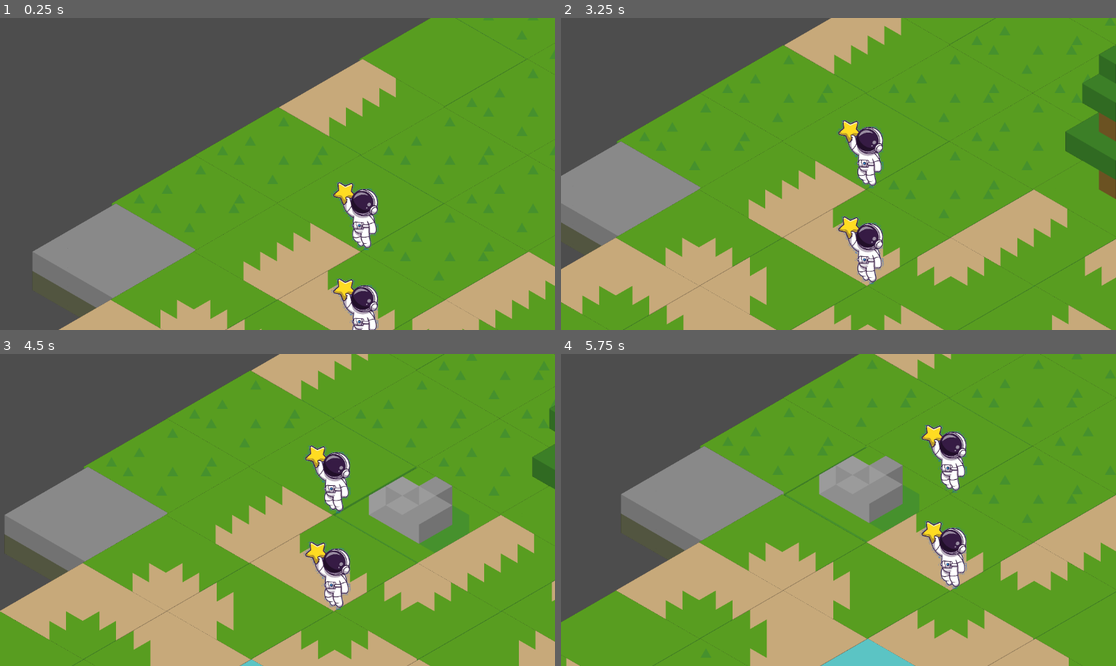
Above: before the commit, frames 1-4 (two rows, left to right).
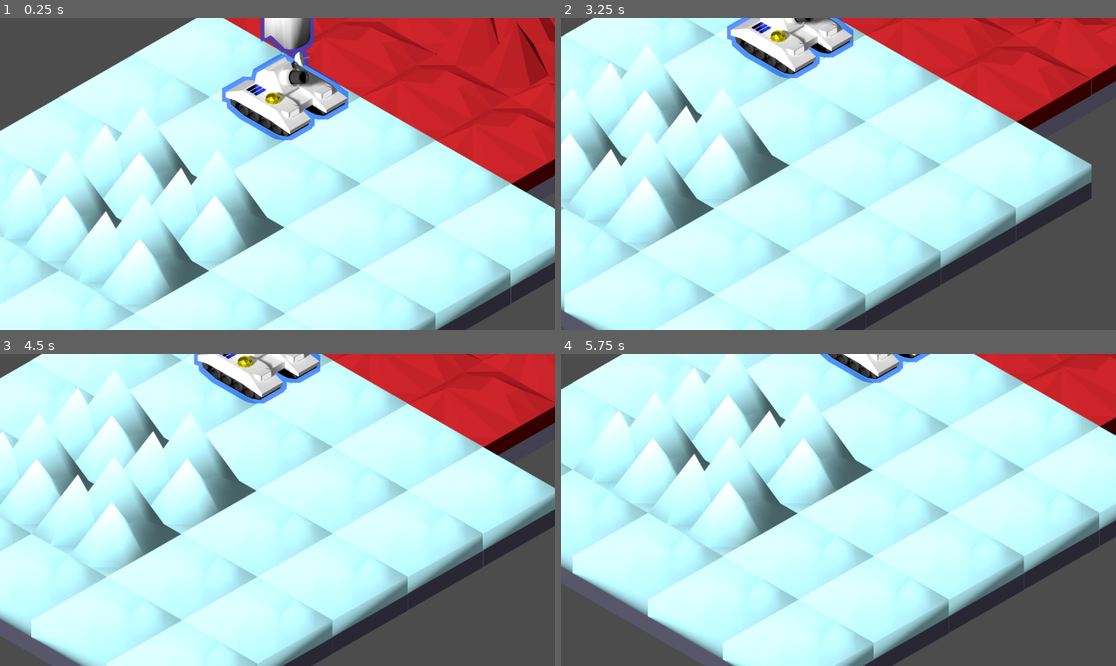
Above: after the commit, the same moments.

Repository: lifflander/stp
Game: Godot game, scene res://node_2d.tscn
Two runs of this game, one before a commit and one after it. Both use one fixed random seed, a clock stepped at 60 frames per second and the inputs below.
Inputs (mouse positions are in pixels of both pictures, inside the frame that each line leads up to):
- Up to frame 1 (0.25 s): no input
- Up to frame 2 (3.25 s): tap Enter at 0.5, 2 s; move the mouse to (960, 158) at 0.52 s; click (960, 158) at 0.67 s; tap Space at 1.25, 2.75 s; drag from (727, 189) to (810, 236) at 1.27 s; move the mouse to (894, 105) at 2.02 s; click (894, 105) at 2.17 s; drag from (810, 236) to (672, 127) at 2.77 s
- Up to frame 3 (4.5 s): tap Enter at 3.5 s; move the mouse to (444, 556) at 3.52 s; click (444, 556) at 3.67 s; tap Space at 4.25 s; drag from (111, 463) to (194, 432) at 4.27 s
- Up to frame 4 (5.75 s): move the mouse to (866, 510) at 5.02 s; click (866, 510) at 5.17 s

The runs differ from the first frame. In frame 1, 93% of the frame differs, in the area x 0-100%, y 0-100%; in frame 2, 100%; in frame 3, 100%; in frame 4, 99%.

Commit message:
update units

Diff:
--- a/LogicEngine.gd
+++ b/LogicEngine.gd
@@ -16,7 +16,10 @@
 		player_id = in_player_id
 
 		# Dummy insertion of a unit
-		units.append(Unit.new(tile_map, Vector2i(player_id, player_id)))
+		if player_id == 0:
+			units.append(Unit.new(tile_map, Vector2i(player_id, player_id), 2))
+		else:
+			units.append(Unit.new(tile_map, Vector2i(player_id, player_id), 5))
 
 class UnitAbilities:
 	var distance : int = 1
@@ -30,15 +33,18 @@
 	var selected : bool = false
 	var abilities : UnitAbilities = UnitAbilities.new()
 	var tile_map : IsoTileMap
+	var unit_source_id : int
 
-	func _init(in_tile_map : IsoTileMap, in_location : Vector2i):
+	func _init(in_tile_map : IsoTileMap, in_location : Vector2i, in_unit_source_id : int):
 		tile_map = in_tile_map
 		location = in_location
+		unit_source_id = in_unit_source_id
 		renderAtLocation()
 
 	func renderAtLocation():
 		print("renderAtLocation location=", location)
 		tile_map.unit_layer[tile_map.convertTo1D(location)] = Vector2i(0, 0)
+		tile_map.unit_tile_set_layer[tile_map.convertTo1D(location)] = unit_source_id
 
 var is_initialized : bool = false
 
--- a/TileMap.gd
+++ b/TileMap.gd
@@ -7,6 +7,7 @@
 var special_cell : Vector2i = Vector2i(-1,-1)
 
 var unit_layer : Array[Vector2i]
+var unit_tile_set_layer : Array[int]
 
 func convertTo1D(idx : Vector2i) -> int:
 	return idx.x * width + idx.y
@@ -16,6 +17,7 @@
 	# Populate layers
 	# At the beginning no units exist to set all to -1
 	unit_layer.resize(width*height)
+	unit_tile_set_layer.resize(width*height)
 	for x in range(width):
 		for y in range(height):
 			#print("x=", x, ", y=", y, ", 1d=", convertTo1D(Vector2i(x,y)))
@@ -28,15 +30,17 @@
 	# Draw the base map layer
 	for x in range(width):
 		for y in range(height):
-			if special_cell.x == x and special_cell.y == y:
-				set_cell(layer, Vector2i(x,y), 0, Vector2i(3,4), 0)
-			else:
-				set_cell(layer, Vector2i(x,y), 0, Vector2i(x%4,y%4), 0)
+			pass
+			#if special_cell.x == x and special_cell.y == y:
+			#	set_cell(layer, Vector2i(x,y), 0, Vector2i(3,4), 0)
+			#else:
+			#	set_cell(layer, Vector2i(x,y), 0, Vector2i(x%4,y%4), 0)
 
 	# Draw the unit layer
 	layer = 1
 	for x in range(width):
 		for y in range(height):
-			var unit_to_draw : Vector2i = unit_layer[convertTo1D(Vector2i(x,y))]
+			var lin_idx : int = convertTo1D(Vector2i(x,y))
+			var unit_to_draw : Vector2i = unit_layer[lin_idx]
 			if unit_to_draw.x != -1 and unit_to_draw.y != -1:
-				set_cell(layer, Vector2i(x,y), unit_tile_set, unit_to_draw, 0)
+				set_cell(layer, Vector2i(x,y), unit_tile_set_layer[lin_idx], unit_to_draw, 0)
--- a/iso-tileset-2.tres
+++ b/iso-tileset-2.tres
@@ -1,7 +1,10 @@
-[gd_resource type="TileSet" load_steps=7 format=3 uid="uid://0jewu7pkdoe8"]
+[gd_resource type="TileSet" load_steps=14 format=3 uid="uid://0jewu7pkdoe8"]
 
 [ext_resource type="Texture2D" uid="uid://wgrpnctk5kdp" path="res://iso-test-1.png" id="1_dml6c"]
-[ext_resource type="Texture2D" uid="uid://d0bf26ov3kemy" path="res://character.png" id="2_0r2b6"]
+[ext_resource type="Material" uid="uid://dp8smeaxg8g1" path="res://orb-shader.tres" id="2_40q4k"]
+[ext_resource type="Texture2D" uid="uid://b0wwswgu3i444" path="res://Spaceman_4.png" id="2_r85mu"]
+[ext_resource type="Texture2D" uid="uid://ctcpcdrq8bdq7" path="res://Tileset_1.png" id="3_ikaif"]
+[ext_resource type="Texture2D" uid="uid://df0cjtfex5ee3" path="res://Photon_Tank_1.png" id="4_x2max"]
 
 [sub_resource type="TileMapPattern" id="TileMapPattern_74qju"]
 tile_data = PackedInt32Array(0, 65536, 0, 1, 65536, 0, 2, 65536, 0, 65538, 65536, 0)
@@ -23,6 +26,7 @@
 4:2/0 = 0
 4:3/0 = 0
 2:3/0 = 0
+2:3/0/texture_origin = Vector2i(0, 50)
 3:4/0 = 0
 4:4/0 = 0
 5:4/0 = 0
@@ -58,19 +62,55 @@
 6:1/0 = 0
 6:0/0 = 0
 
-[sub_resource type="TileSetAtlasSource" id="TileSetAtlasSource_xq4yj"]
-texture = ExtResource("2_0r2b6")
-margins = Vector2i(60, 18)
-texture_region_size = Vector2i(240, 331)
+[sub_resource type="OccluderPolygon2D" id="OccluderPolygon2D_3deau"]
+
+[sub_resource type="TileSetAtlasSource" id="TileSetAtlasSource_f0a4u"]
+texture = ExtResource("2_r85mu")
+margins = Vector2i(300, 50)
+texture_region_size = Vector2i(350, 400)
 0:0/0 = 0
+0:0/0/texture_origin = Vector2i(20, 55)
+0:0/0/material = ExtResource("2_40q4k")
+0:0/0/occlusion_layer_0/polygon = SubResource("OccluderPolygon2D_3deau")
+
+[sub_resource type="TileSetAtlasSource" id="TileSetAtlasSource_k64m7"]
+texture = ExtResource("3_ikaif")
+margins = Vector2i(0, 155)
+separation = Vector2i(4, 0)
+texture_region_size = Vector2i(625, 500)
+0:0/0 = 0
+1:0/0 = 0
+2:0/0 = 0
+3:0/0 = 0
+
+[sub_resource type="TileSetAtlasSource" id="TileSetAtlasSource_fwkjo"]
+texture = ExtResource("3_ikaif")
+separation = Vector2i(4, 0)
+texture_region_size = Vector2i(625, 650)
+4:0/0 = 0
+4:0/0/texture_origin = Vector2i(0, 75)
+5:0/0 = 0
+5:0/0/texture_origin = Vector2i(0, 75)
+
+[sub_resource type="TileSetAtlasSource" id="TileSetAtlasSource_gjg5q"]
+texture = ExtResource("4_x2max")
+margins = Vector2i(200, 50)
+texture_region_size = Vector2i(525, 370)
+use_texture_padding = false
+0:0/0 = 0
+0:0/0/texture_origin = Vector2i(0, 75)
+0:0/0/material = ExtResource("2_40q4k")
 
 [resource]
 tile_shape = 1
 tile_layout = 5
-tile_size = Vector2i(690, 400)
+tile_size = Vector2i(625, 360)
 occlusion_layer_0/light_mask = 1
 terrain_set_0/mode = 0
 sources/0 = SubResource("TileSetAtlasSource_rsnl8")
 sources/1 = SubResource("TileSetAtlasSource_jmqy1")
-sources/2 = SubResource("TileSetAtlasSource_xq4yj")
+sources/2 = SubResource("TileSetAtlasSource_f0a4u")
+sources/3 = SubResource("TileSetAtlasSource_k64m7")
+sources/4 = SubResource("TileSetAtlasSource_fwkjo")
+sources/5 = SubResource("TileSetAtlasSource_gjg5q")
 pattern_0 = SubResource("TileMapPattern_74qju")
--- a/node_2d.tscn
+++ b/node_2d.tscn
@@ -6,16 +6,34 @@
 [ext_resource type="Script" path="res://CharacterBody2D.gd" id="3_qhnfj"]
 [ext_resource type="Script" path="res://LogicEngine.gd" id="3_uiovt"]
 
+[sub_resource type="Environment" id="Environment_qo0ox"]
+background_mode = 3
+ambient_light_color = Color(1, 1, 1, 1)
+ambient_light_energy = 2.49
+glow_enabled = true
+glow_intensity = 8.0
+glow_strength = 2.0
+glow_blend_mode = 0
+glow_hdr_threshold = 2.0
+glow_hdr_luminance_cap = 19.0
+
+[sub_resource type="CameraAttributesPhysical" id="CameraAttributesPhysical_de0q8"]
+
 [node name="Node2D" type="Node2D"]
+
+[node name="WorldEnvironment" type="WorldEnvironment" parent="."]
+environment = SubResource("Environment_qo0ox")
+camera_attributes = SubResource("CameraAttributesPhysical_de0q8")
 
 [node name="Tiles" type="TileMap" parent="."]
 y_sort_enabled = true
+position = Vector2(-281, -790)
 tile_set = ExtResource("1_mvcdc")
 rendering_quadrant_size = 30
 format = 2
 layer_0/name = "Base layer"
 layer_0/y_sort_enabled = true
-layer_0/tile_data = PackedInt32Array(-65537, 0, 0, -131073, 65536, 0, -1, 131072, 0, 0, 65536, 1, -262144, 0, 1, 65535, 65536, 0, 131071, 65536, 0, -262143, 65536, 4, 65536, 65536, 0, 131073, 65536, 0, 1, 65536, 0, 65537, 65536, 0, -65535, 65536, 0, -65536, 65536, 0, -131072, 65536, 0, -196608, 65536, 0, -196607, 65536, 0, -131071, 65536, 0, 131072, 262144, 5, 196607, 262144, 4, -65534, 393217, 2, 65538, 196608, 4, -131070, 196608, 4, -65533, 196608, 4, 2, 196608, 4)
+layer_0/tile_data = PackedInt32Array(0, 65539, 0, -65536, 65539, 0, -65535, 65539, 0, 1, 65539, 0, -131072, 3, 0, -131071, 3, 0, -65534, 327684, 0, -65533, 3, 0, -131070, 327684, 0, -196606, 327684, 0, -196607, 3, 0, -262143, 3, 0, -262144, 3, 0, -196608, 3, 0, -262142, 3, 0, -262141, 3, 0, -196605, 3, 0, -131069, 3, 0, 2, 65539, 0, 3, 65539, 0, 65539, 196611, 0, 65538, 196611, 0, 65537, 196611, 0, 65536, 196611, 0, 131072, 196611, 0, 131073, 196611, 0, 131074, 196611, 0, 131075, 196611, 0, 196609, 262148, 0, 196610, 262148, 0, 262145, 262148, 0, 262146, 262148, 0, 196611, 196611, 0, 262147, 196611, 0, 196608, 196611, 0, 262144, 196611, 0, 327680, 196611, 0, 327681, 196611, 0, 327682, 196611, 0, 65540, 196611, 0, 131076, 196611, 0, 196612, 196611, 0, 262148, 196611, 0, 327683, 196611, 0, 327684, 196611, 0)
 layer_1/name = "Unit layer"
 layer_1/y_sort_enabled = true
 layer_1/z_index = 1
--- /dev/null
+++ b/orb-material.tres
@@ -0,0 +1,4 @@
+[gd_resource type="CanvasItemMaterial" format=3 uid="uid://d07pm4i66eljo"]
+
+[resource]
+blend_mode = 4
--- /dev/null
+++ b/orb-shader.gdshader
@@ -0,0 +1,40 @@
+shader_type canvas_item;
+
+uniform vec4 line_color  = vec4(0.0, 0.3, 1.0, 0.6);
+uniform float line_thickness : hint_range(0, 10) = 15.0;
+
+void fragment() {
+	vec2 size = TEXTURE_PIXEL_SIZE * line_thickness;
+
+	float outline = texture(TEXTURE, UV + vec2(-size.x, 0)).a;
+	outline += texture(TEXTURE, UV + vec2(0, size.y)).a;
+	outline += texture(TEXTURE, UV + vec2(size.x, 0)).a;
+	outline += texture(TEXTURE, UV + vec2(0, -size.y)).a;
+	outline += texture(TEXTURE, UV + vec2(-size.x, size.y)).a;
+	outline += texture(TEXTURE, UV + vec2(size.x, size.y)).a;
+	outline += texture(TEXTURE, UV + vec2(-size.x, -size.y)).a;
+	outline += texture(TEXTURE, UV + vec2(size.x, -size.y)).a;
+	outline = min(outline, 1.0);
+
+	vec4 color = texture(TEXTURE, UV);
+	COLOR = mix(color, line_color, outline - color.a);
+}
+
+//shader_type canvas_item;
+//
+//uniform sampler2D color : source_color;
+//uniform vec2 offset;
+//uniform float shadow_alpha;
+//
+//void fragment() {
+	//vec4 c = texture(color, UV);
+	//if (c.a < 1.0) {
+		//vec4 cr = texture(color, UV - offset);
+		//if (cr.a > 0.0) {
+			//c.rgb = clamp(c.rgb * c.a + vec3(0.0, 0.0, 0.0) * cr.a * shadow_alpha * (1.0 - c.a), vec3(0.0, 0.0, 0.0), vec3(1.0, 1.0, 1.0));
+			//c.a = clamp(c.a + cr.a * shadow_alpha * (1.0 - c.a), 0.0, 1.0);
+		//}
+	//}
+		//
+	//COLOR = c;
+//}
--- /dev/null
+++ b/orb-shader.tres
@@ -0,0 +1,8 @@
+[gd_resource type="ShaderMaterial" load_steps=2 format=3 uid="uid://dp8smeaxg8g1"]
+
+[ext_resource type="Shader" path="res://orb-shader.gdshader" id="1_vg168"]
+
+[resource]
+shader = ExtResource("1_vg168")
+shader_parameter/offset = Vector2(-0.061, -0.036)
+shader_parameter/shadow_alpha = 0.4
Binary file added: Photon_Tank_1.png
Not shown, added: Photon_Tank_1.png.import
Binary file added: Photon_Tank_2.png
Not shown, added: Photon_Tank_2.png.import
Binary file added: Spaceman_4.png
Not shown, added: Spaceman_4.png.import
Binary file added: Tileset_1.png
Not shown, added: Tileset_1.png.import
Not shown: 1 places in node_2d.tscn that only renumber resources
